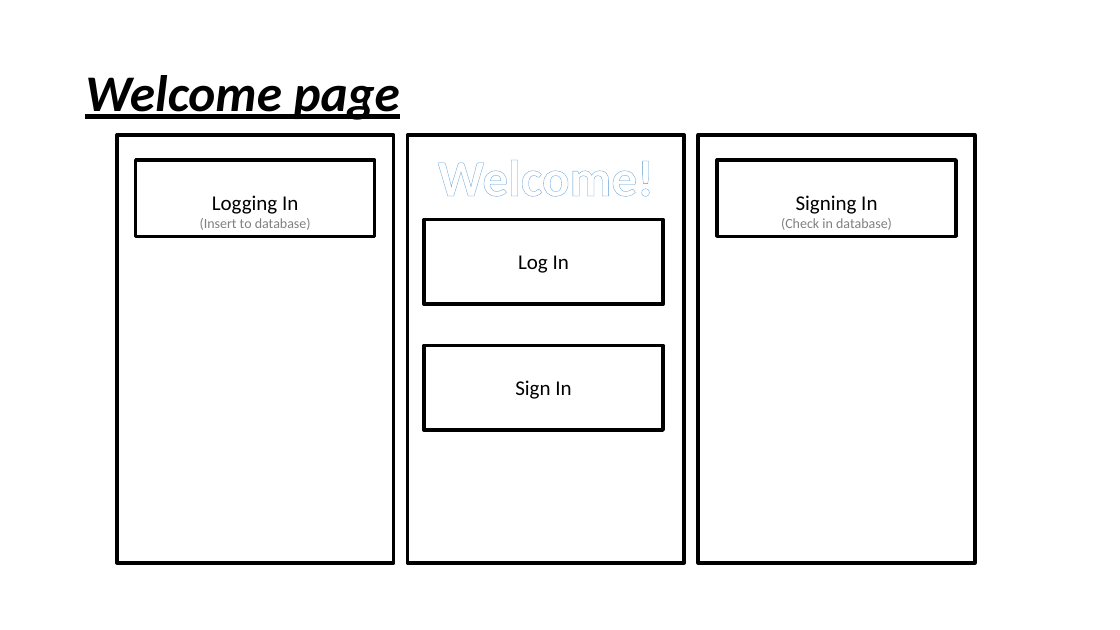
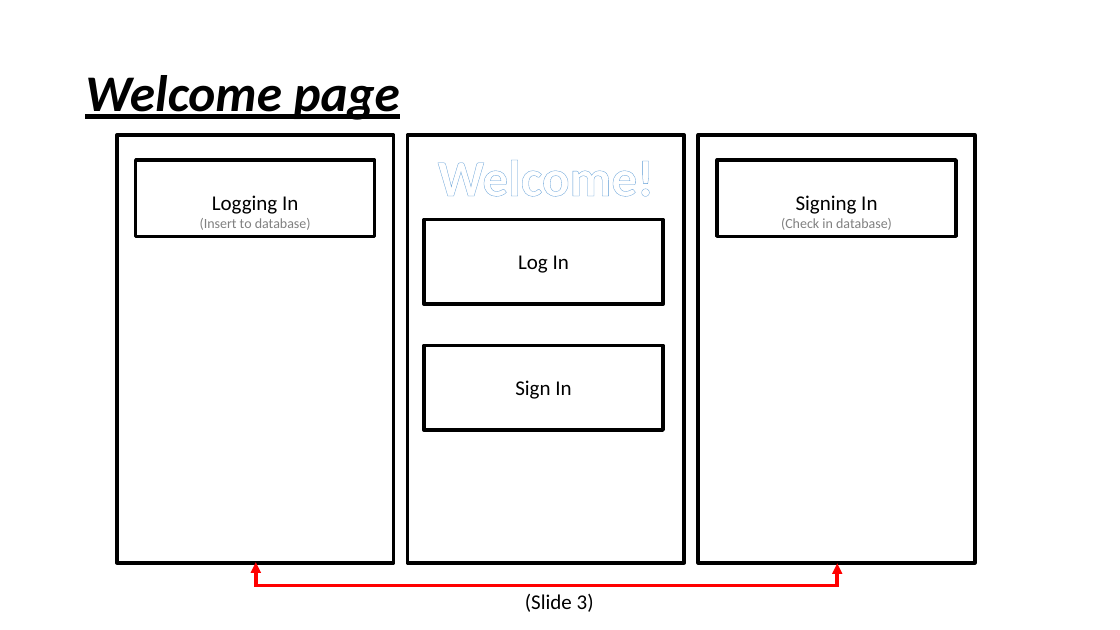
Before and after one commit to LidorPrototype/MusicianFinder, a slide deck: slide 2 of Musician Finder Specification Document.pptx. Drawn at 1120x630 pixels with LibreOffice and Linux fonts; fonts in the diff are those of the drawing. Boxes give left, top, right and bottom in pixels: in the first picture for what was removed or moved away, otherwise in the second. Text is boxed around its words. In the diff, an @@ line names an element or a change of style, - is before the commit and + after.

```diff
--- a/Musician Finder Specification Document.pptx
+++ b/Musician Finder Specification Document.pptx
@@ elbow double arrow added from (255, 562) to (838, 564), #FF0000 3 pt @@
@@ text added at [525, 594, 594, 612], 18 pt, text #000000 @@
+(Slide 3)
```
Also in this commit, not shown: 1 slide added, 6 other files.
